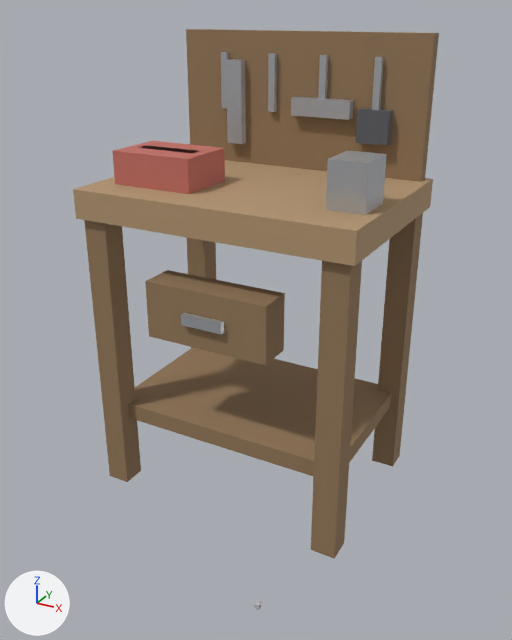
Before and after pictures for a commit that changed the glTF model projects/rv/assets/models/rv/rv_furn_workbench.gltf.
Camera for both pictures: a camera (50 mm lens) standing at (0.922, -1.688, 1.358) and looking at (-0.033, 0.047, 0.49). Lighting does not change. The marker at lower left points along +X, +Y and +Z. The older version comes first.

The older version as bpy lines, for what is in view:
```python
mat_furn_workbench_dark = principled_material('furn_workbench_dark')
mat_furn_workbench_dark.base_color = (0.12, 0.13, 0.15)  # dark grey #61656c
mat_furn_workbench_dark.metallic = 0.25
mat_furn_workbench_wood = principled_material('furn_workbench_wood')
mat_furn_workbench_wood.base_color = (0.46, 0.31, 0.17)  # brown #b59773
mat_furn_workbench_wood.metallic = 0.02
mat_furn_workbench_wood.roughness = 0.8
mat_furn_workbench_wood2 = principled_material('furn_workbench_wood2')
mat_furn_workbench_wood2.base_color = (0.3, 0.19, 0.1)  # brown #957959
mat_furn_workbench_wood2.metallic = 0.02
mat_furn_workbench_wood2.roughness = 0.85
me_rv_furn_workbench = bpy.data.meshes.new('RV_Furn_Workbench')
me_rv_furn_workbench.from_pydata(...)  # 160 vertices, 240 faces; spans x -0.4..0.4, y -0.31..0.29, z -0.61..1.3
# faces by material slot: [12, 12, 84, 96, 24, 12]
me_rv_furn_workbench.materials.append(mat_furn_default)  # grey #bcbcbc
me_rv_furn_workbench.materials.append(mat_furn_workbench_wood)  # brown #b59773
me_rv_furn_workbench.materials.append(mat_furn_workbench_wood2)  # brown #957959
me_rv_furn_workbench.materials.append(mat_furn_workbench_metal)  # light grey #c4c7cb
me_rv_furn_workbench.materials.append(mat_furn_workbench_dark)  # dark grey #61656c
me_rv_furn_workbench.materials.append(mat_furn_workbench_red)  # pink #c46f65
ob_rv_furn_workbench = bpy.data.objects.new('RV_Furn_Workbench', me_rv_furn_workbench)
ob_rv_furn_workbench.location = (0.0, 0.0, 0.0)
```
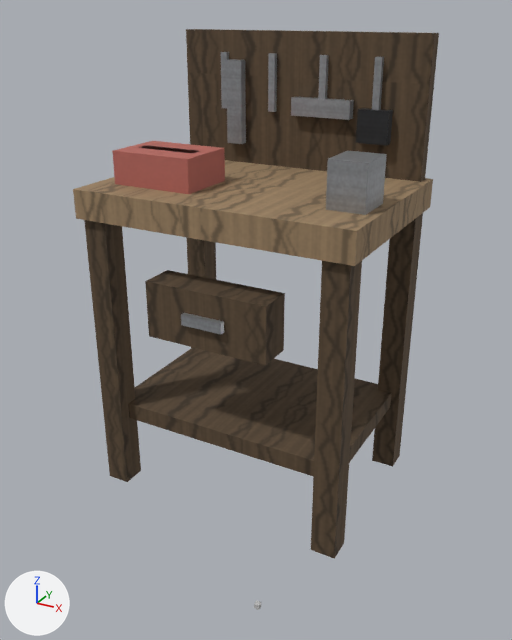
Boxes (x1, y1, x2, y2) around the edits, measured in the pictures (512 x 640 px):
'RV_Furn_Workbench', surface changed (darker): (73, 29, 439, 558) in both

What changed in the scene script:
```text
Add img_rv_tex_metal_dark_png:
    img_rv_tex_metal_dark_png = load_image('rv_tex_metal_dark.png', 'rv_tex_metal_dark.png', 256, 256, 'sRGB')
Add img_rv_tex_wood_dark_png:
    img_rv_tex_wood_dark_png = load_image('rv_tex_wood_dark.png', 'rv_tex_wood_dark.png', 256, 256, 'sRGB')
Add img_rv_tex_wood_light_png:
    img_rv_tex_wood_light_png = load_image('rv_tex_wood_light.png', 'rv_tex_wood_light.png', 256, 256, 'sRGB')
Change mat_furn_workbench_wood:
    where n0 = _N.new('ShaderNodeBsdfPrincipled'); n0.name = 'Principled BSDF'
    remove n0.inputs[0].default_value = (0.46, 0.31, 0.17, 1.0)  # 'Base Color', brown #b59773
    add n2 = _N.new('ShaderNodeMix'); n2.name = 'Mix'
    add n2.data_type = 'RGBA'
    add n2.blend_type = 'MULTIPLY'
    add n2.inputs[0].default_value = 1.0  # 'Factor'
    add n2.inputs[7].default_value = (0.46, 0.31, 0.17, 1.0)  # 'B', brown #b59773
    add n3 = _N.new('ShaderNodeTexImage'); n3.name = 'Image Texture'
    add n3.image = img_rv_tex_wood_light_png
    add _L.new(n2.outputs[2], n0.inputs[0])  # 'Result' to 'Base Color'
    add _L.new(n3.outputs[0], n2.inputs[6])  # 'Color' to 'A'
Change mat_furn_workbench_wood2:
    where n0 = _N.new('ShaderNodeBsdfPrincipled'); n0.name = 'Principled BSDF'
    remove n0.inputs[0].default_value = (0.3, 0.19, 0.1, 1.0)  # 'Base Color', brown #957959
    add n2 = _N.new('ShaderNodeMix'); n2.name = 'Mix'
    add n2.data_type = 'RGBA'
    add n2.blend_type = 'MULTIPLY'
    add n2.inputs[0].default_value = 1.0  # 'Factor'
    add n2.inputs[7].default_value = (0.3, 0.19, 0.1, 1.0)  # 'B', brown #957959
    add n3 = _N.new('ShaderNodeTexImage'); n3.name = 'Image Texture'
    add n3.image = img_rv_tex_wood_dark_png
    add _L.new(n2.outputs[2], n0.inputs[0])  # 'Result' to 'Base Color'
    add _L.new(n3.outputs[0], n2.inputs[6])  # 'Color' to 'A'
Change mat_furn_workbench_dark:
    where n0 = _N.new('ShaderNodeBsdfPrincipled'); n0.name = 'Principled BSDF'
    remove n0.inputs[0].default_value = (0.12, 0.13, 0.15, 1.0)  # 'Base Color', dark grey #61656c
    add n2 = _N.new('ShaderNodeMix'); n2.name = 'Mix'
    add n2.data_type = 'RGBA'
    add n2.blend_type = 'MULTIPLY'
    add n2.inputs[0].default_value = 1.0  # 'Factor'
    add n2.inputs[7].default_value = (0.12, 0.13, 0.15, 1.0)  # 'B', dark grey #61656c
    add n3 = _N.new('ShaderNodeTexImage'); n3.name = 'Image Texture'
    add n3.image = img_rv_tex_metal_dark_png
    add _L.new(n2.outputs[2], n0.inputs[0])  # 'Result' to 'Base Color'
    add _L.new(n3.outputs[0], n2.inputs[6])  # 'Color' to 'A'
```
